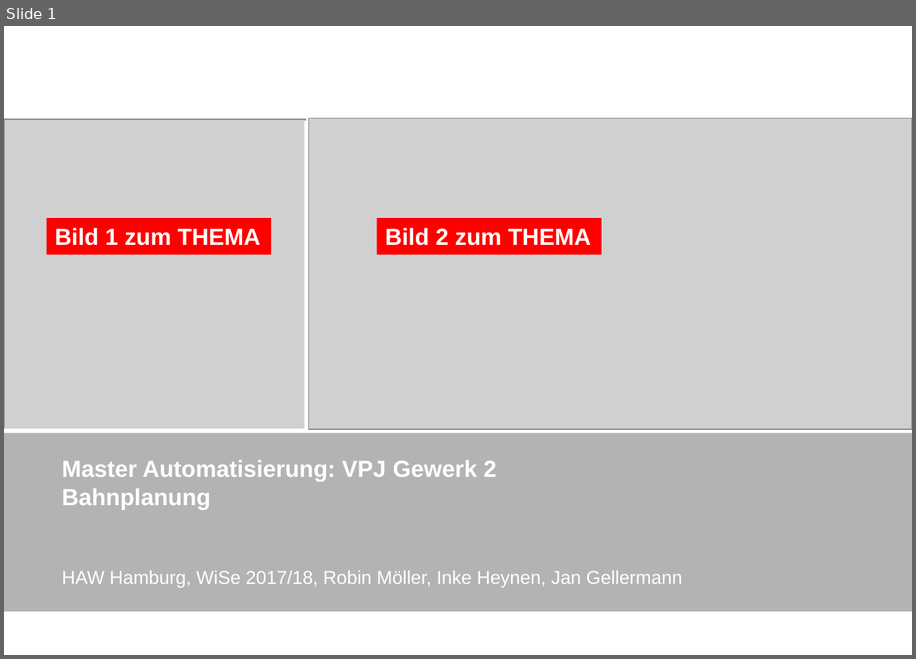
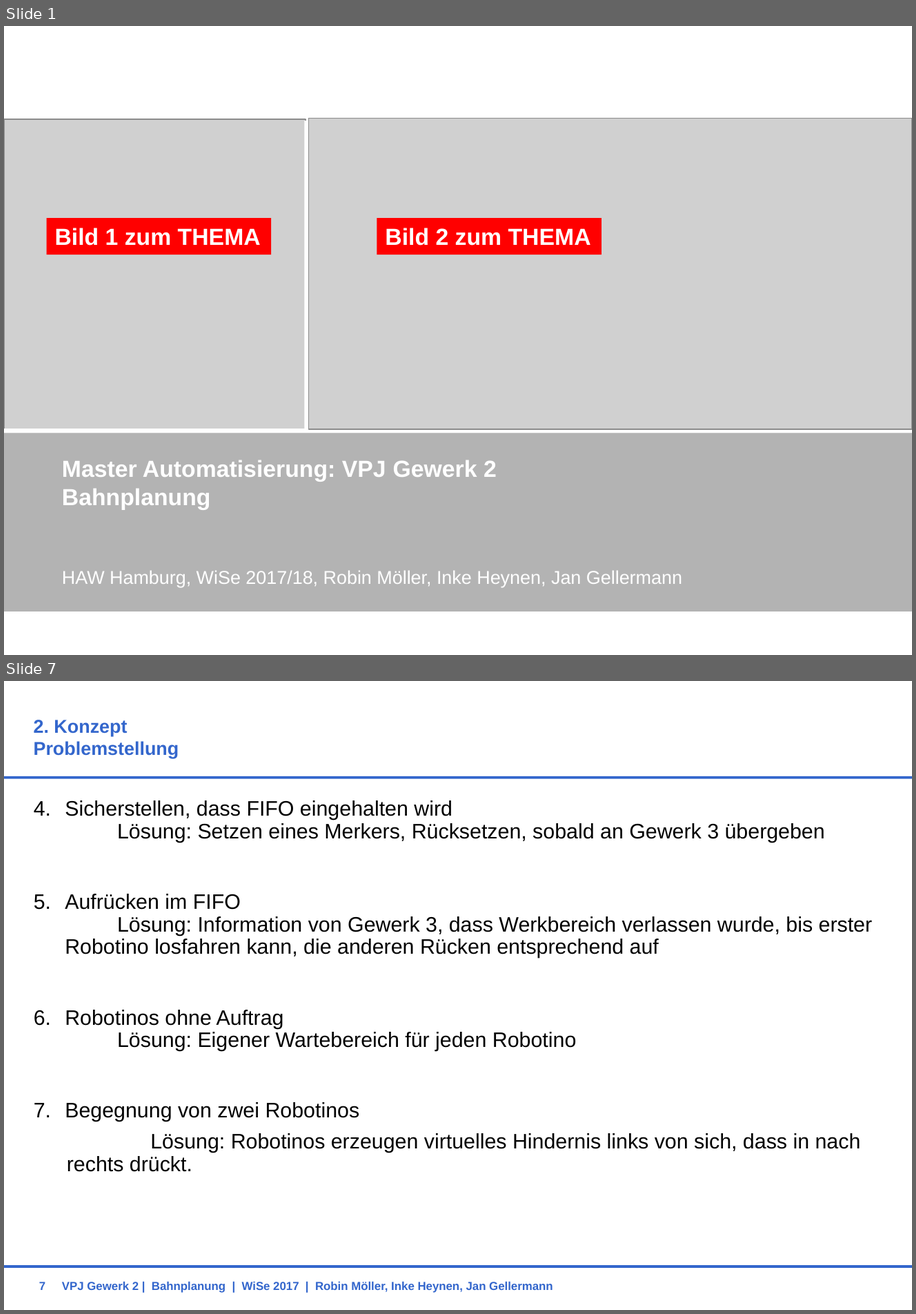
Before and after one commit to RobinMoeller/VPJ-Gewerk-2, a slide deck: Präsi_Konzept.pptx. Shown one above the other, each under a label of ours: slide 1 before the commit, slides 1 and 7 after it; the slides between them are not shown. The pictures are 916x659 and 916x1314 pixels, drawn with LibreOffice and Linux fonts; fonts in the diff are those of the drawing; grey boxes stand for pictures; background and template pictures are left out. Boxes give left, top, right and bottom in pixels: in the first picture for what was removed or moved away, otherwise in the second. Text is boxed around its words. In the diff, an @@ line names an element or a change of style, - is before the commit and + after.

```diff
--- a/Präsi_Konzept.pptx
+++ b/Präsi_Konzept.pptx
@@ slide 7 added at bbox=[4, 681, 912, 1310], background #FFFFFF @@
@@ title added at bbox=[34, 720, 179, 758], 16 pt, text #3366CC, bold @@
+2. Konzept
+Problemstellung
@@ line added from (4, 778) to (912, 778), #3366CC 2.25 pt @@
@@ text added at bbox=[65, 800, 873, 1172], 18 pt, text #000000 @@
+  4. Sicherstellen, dass FIFO eingehalten wird
+     Lösung: Setzen eines Merkers, Rücksetzen, sobald an Gewerk 3 übergeben
+  5. Aufrücken im FIFO
+     Lösung: Information von Gewerk 3, dass Werkbereich verlassen wurde, bis erster Robotino losfahren kann, die anderen Rücken entsprechend auf
+  6. Robotinos ohne Auftrag
+     Lösung: Eigener Wartebereich für jeden Robotino
+  7. Begegnung von zwei Robotinos
+      Lösung: Robotinos erzeugen virtuelles Hindernis links von sich, dass in nach rechts drückt.
@@ line added from (4, 1266) to (912, 1266), #3366CC 2.25 pt @@
@@ text added at bbox=[62, 1281, 553, 1292], 10 pt, text #3366CC, bold @@
+VPJ Gewerk 2 | Bahnplanung | WiSe 2017 | Robin Möller, Inke Heynen, Jan Gellermann
@@ page number added at bbox=[39, 1281, 45, 1290], 10 pt, text #3366CC, bold @@
+7
```
Also in this commit, not shown: 3 slides changed, 5 other slides added, 5 slides removed.
